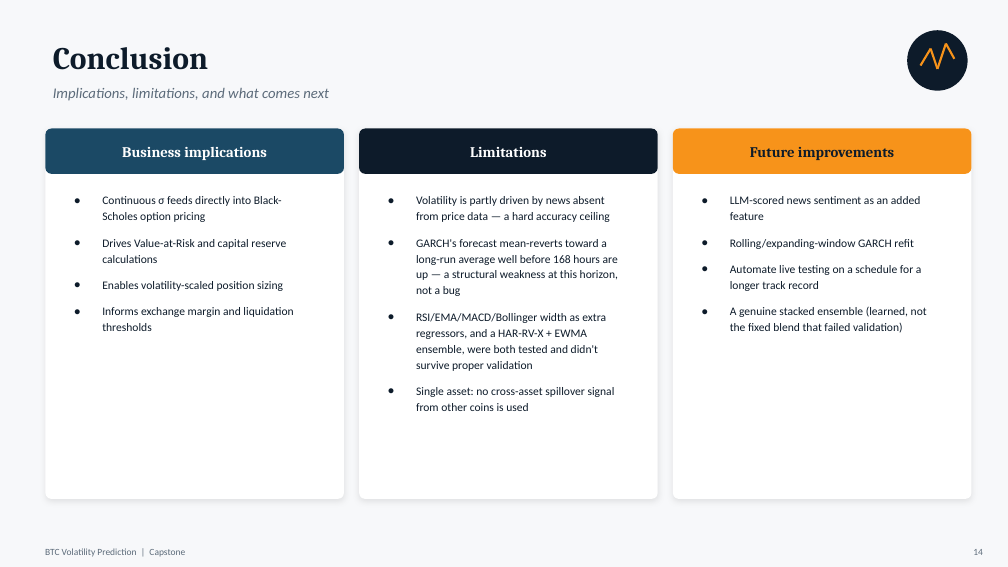
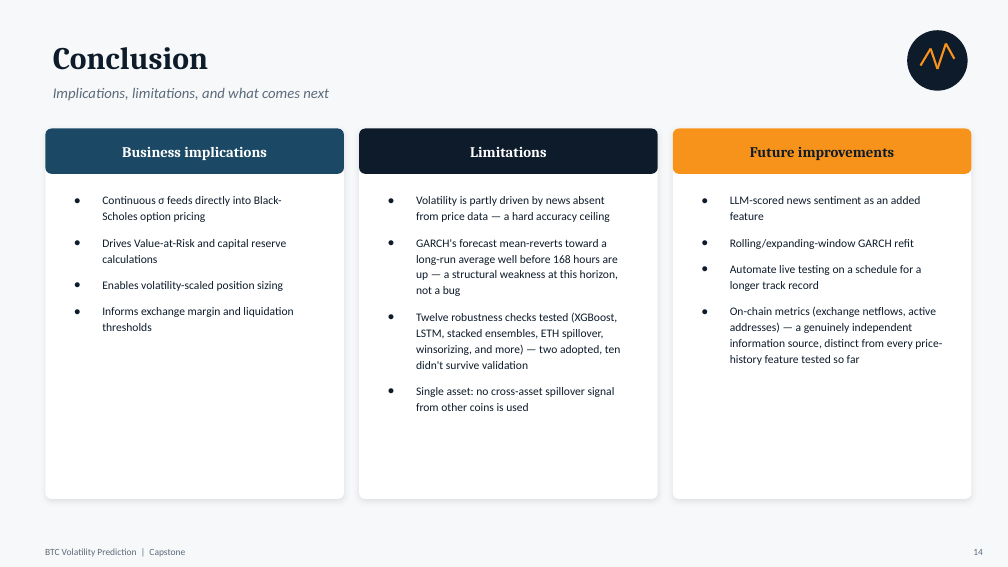
Before and after one commit to mhejairi10/bitcoin-volatility-prediction, a slide deck: slide 14 of presentation/capstone-btc-volatility.pptx. Drawn at 1008x567 pixels with LibreOffice and Linux fonts; fonts in the diff are those of the drawing. Boxes give left, top, right and bottom in pixels: in the first picture for what was removed or moved away, otherwise in the second. Text is boxed around its words. In the diff, an @@ line names an element or a change of style, - is before the commit and + after.

```diff
--- a/presentation/capstone-btc-volatility.pptx
+++ b/presentation/capstone-btc-volatility.pptx
@@ text at box(416, 312, 621, 369): text changed @@
-● RSI/EMA/MACD/Bollinger width as extra regressors, and a HAR-RV-X + EWMA ensemble, were both tested and didn't survive proper validation
+● Twelve robustness checks tested (XGBoost, LSTM, stacked ensembles, ETH spillover, winsorizing, and more) — two adopted, ten didn't survive validation
@@ text at box(730, 306, 942, 365): text changed @@
-● A genuine stacked ensemble (learned, not the fixed blend that failed validation)
+● On-chain metrics (exchange netflows, active addresses) — a genuinely independent information source, distinct from every price-history feature tested so far
```
Also in this commit, not shown: 2 other files.
